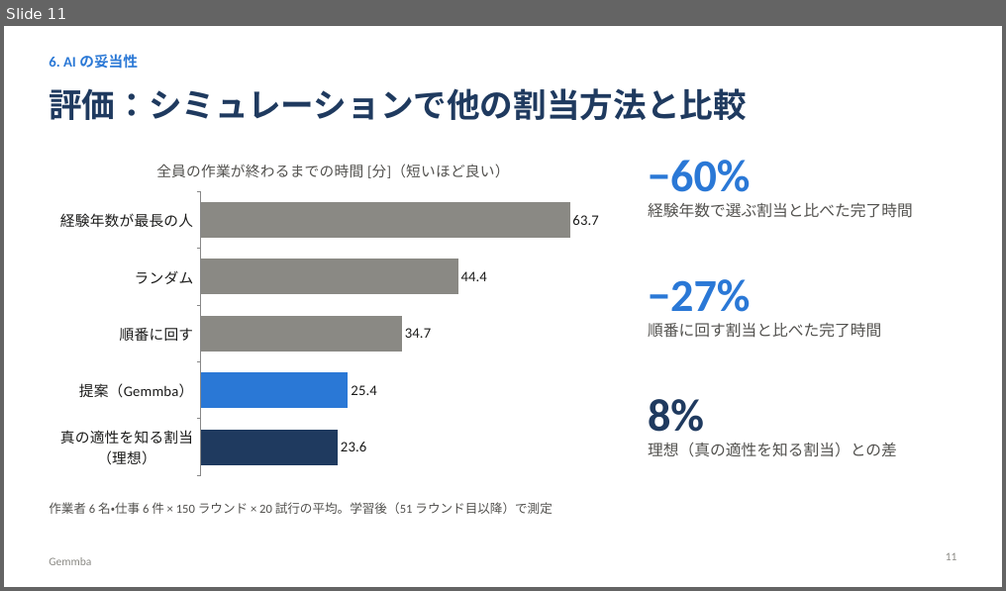
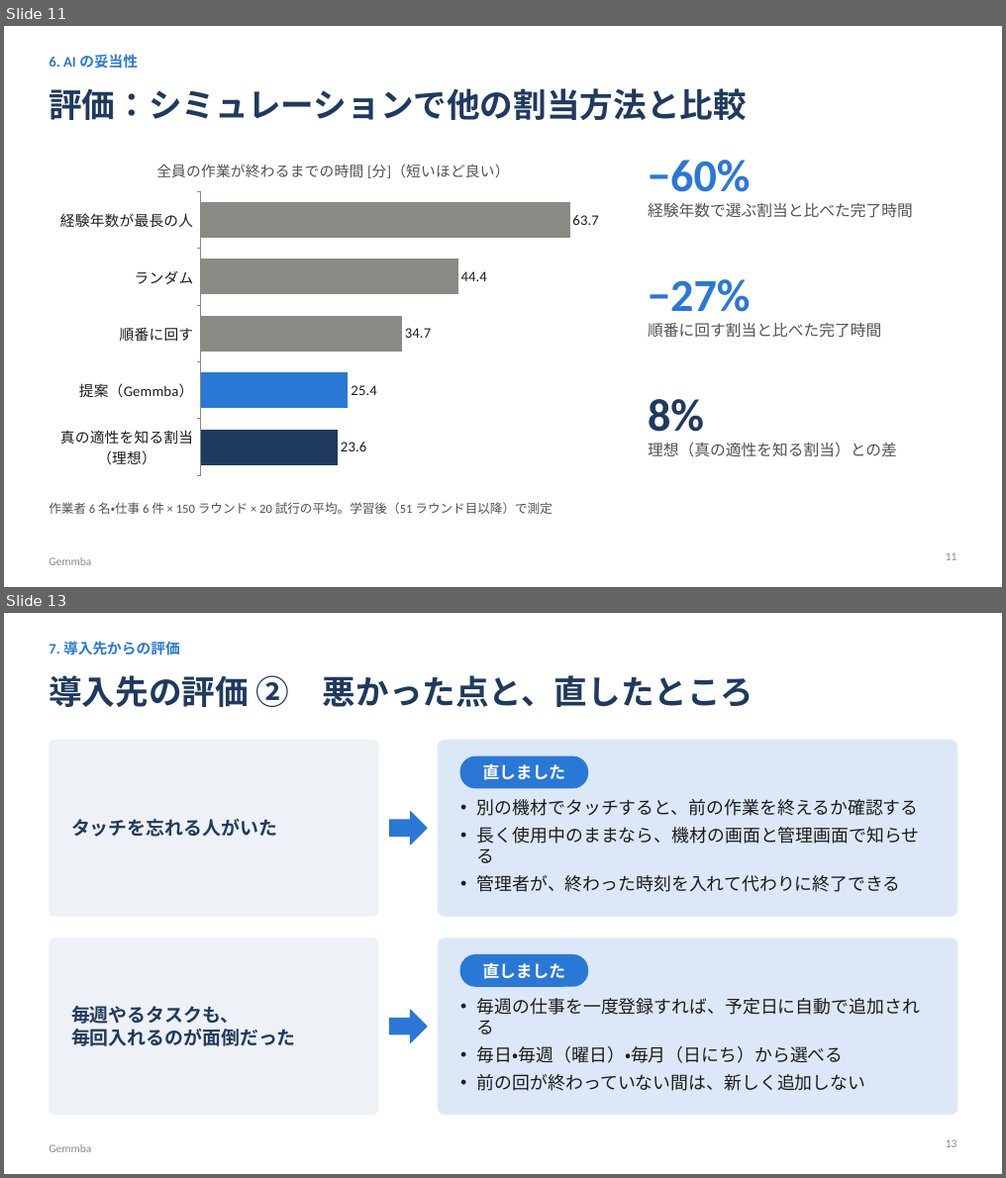
Before and after one commit to maguro256/procon2026, a slide deck: slides/gemmba_presentation.pptx. Shown one above the other, each under a label of ours: slide 11 before the commit, slides 11 and 13 after it; the slides between them are not shown. The pictures are 1006x591 and 1006x1178 pixels, drawn with LibreOffice and Linux fonts; fonts in the diff are those of the drawing. Boxes give left, top, right and bottom in pixels: in the first picture for what was removed or moved away, otherwise in the second. Text is boxed around its words. In the diff, an @@ line names an element or a change of style, - is before the commit and + after.

```diff
--- a/slides/gemmba_presentation.pptx
+++ b/slides/gemmba_presentation.pptx
@@ slide 13 added at [4, 613, 1002, 1174], background #FFFFFF; not listed: 1 template element that a slide beside it also shows @@
@@ text added at [49, 641, 180, 656], 14 pt, text #2A78D6, bold @@
+7. 導入先からの評価
@@ title added at [49, 675, 754, 707], 32 pt, text #1F3A5F, bold @@
+導入先の評価 ② 悪かった点と、直したところ
@@ rounded rectangle added at [49, 741, 378, 916], fill #EEF1F5, outline #EEF1F5 1 pt @@
@@ rounded rectangle added at [439, 741, 957, 916], fill #DCE8F7, outline #DCE8F7 1 pt @@
@@ rounded rectangle added at [460, 757, 588, 788], fill #2A78D6, outline #2A78D6 1 pt @@
@@ text added at [483, 763, 566, 780], 16 pt, text #FFFFFF, bold @@
+直しました
@@ text added at [71, 819, 277, 837], 18 pt, text #1F3A5F, bold @@
+タッチを忘れる人がいた
@@ right arrow added at [389, 811, 427, 845], fill #2A78D6, outline #2A78D6 1 pt @@
@@ text added at [477, 799, 920, 892], 17 pt, text #1B1B1A @@
+• 別の機材でタッチすると、前の作業を終えるか確認する
+• 長く使用中のままなら、機材の画面と管理画面で知らせる
+• 管理者が、終わった時刻を入れて代わりに終了できる
@@ rounded rectangle added at [49, 939, 378, 1115], fill #EEF1F5, outline #EEF1F5 1 pt @@
@@ rounded rectangle added at [439, 939, 957, 1115], fill #DCE8F7, outline #DCE8F7 1 pt @@
@@ rounded rectangle added at [460, 956, 588, 986], fill #2A78D6, outline #2A78D6 1 pt @@
@@ text added at [483, 962, 566, 979], 16 pt, text #FFFFFF, bold @@
+直しました
@@ text added at [477, 998, 920, 1091], 17 pt, text #1B1B1A @@
+• 毎週の仕事を一度登録すれば、予定日に自動で追加される
+• 毎日・毎週（曜日）・毎月（日にち）から選べる
+• 前の回が終わっていない間は、新しく追加しない
@@ text added at [71, 1006, 296, 1047], 18 pt, text #1F3A5F, bold @@
+毎週やるタスクも、
+毎回入れるのが面倒だった
@@ right arrow added at [389, 1010, 427, 1043], fill #2A78D6, outline #2A78D6 1 pt @@
@@ page number added at [945, 1140, 957, 1148], 11 pt, text #8A8984 @@
+13
```
Also in this commit, not shown: 1 slide changed, 2 other slides added, 1 other file.
